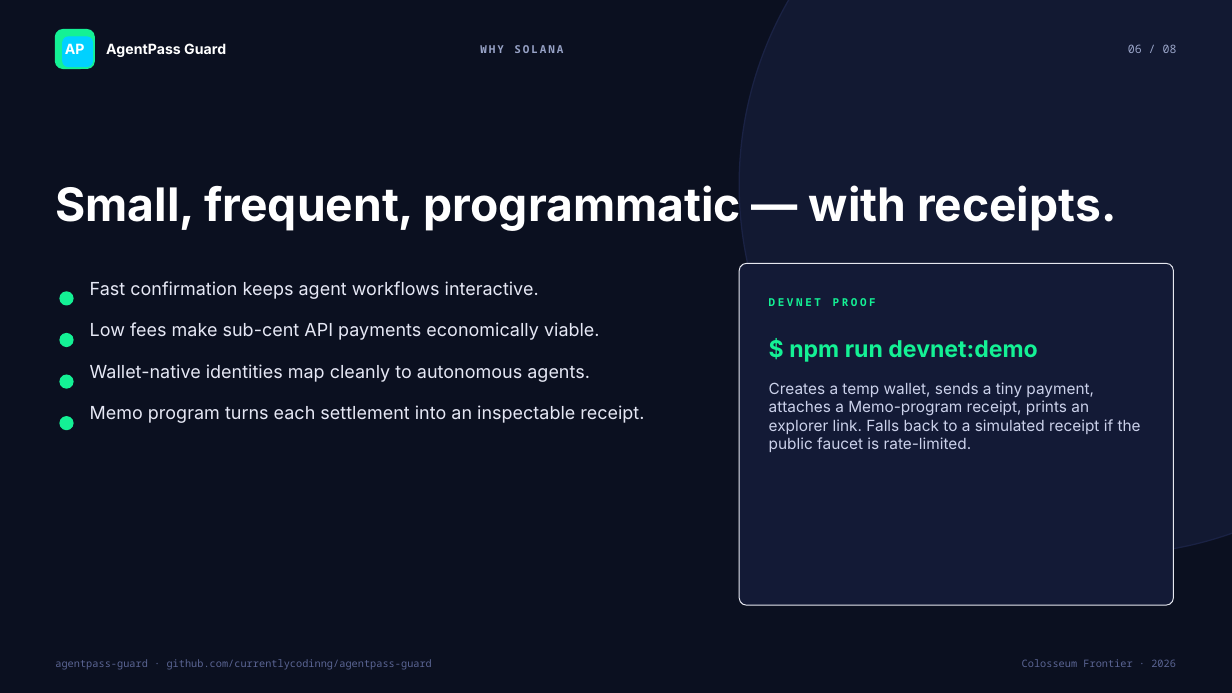
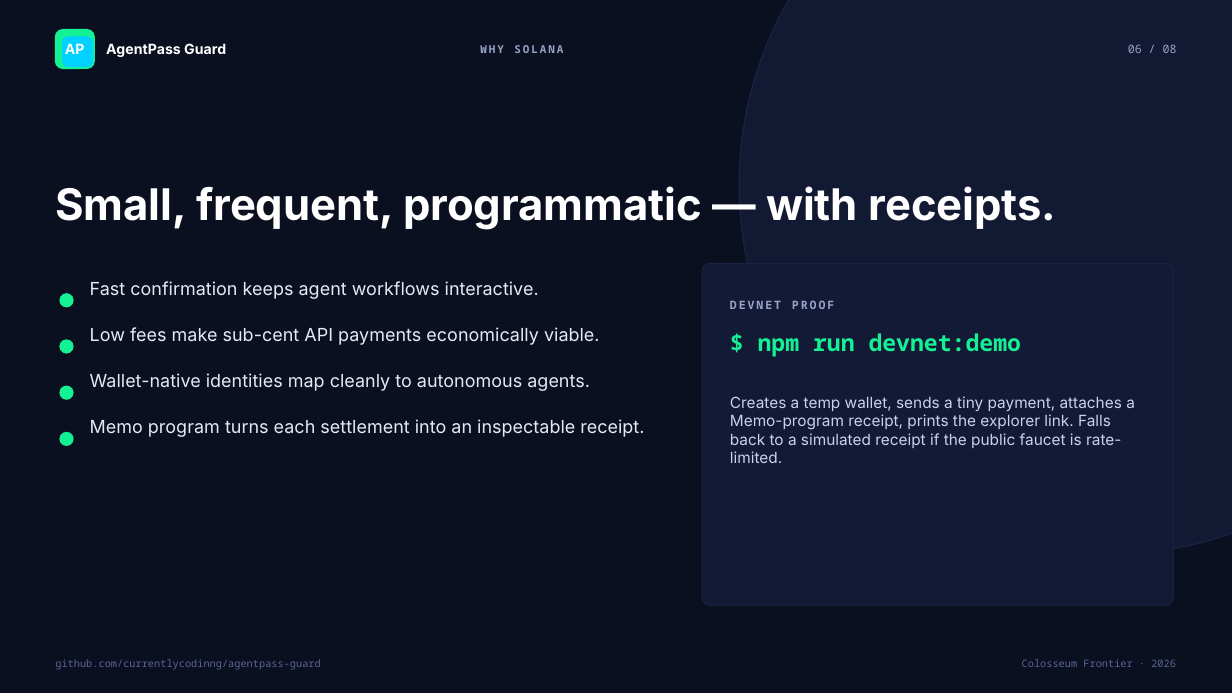
Before and after one commit to currentlycodinng/agentpass-guard, a slide deck: slide 6 of deliverables/agentpass-guard-frontier-deck.pptx. Drawn at 1232x693 pixels with LibreOffice and Linux fonts; fonts in the diff are those of the drawing. Boxes give left, top, right and bottom in pixels: in the first picture for what was removed or moved away, otherwise in the second. Text is boxed around its words. In the diff, an @@ line names an element or a change of style, - is before the commit and + after.

```diff
--- a/deliverables/agentpass-guard-frontier-deck.pptx
+++ b/deliverables/agentpass-guard-frontier-deck.pptx
@@ text "Small, frequent, programmatic — with ..." at <box>55,186,1056,230</box>: size 36 to 34 pt @@
@@ rounded rectangle: place and size @@
-rounded rectangle at <box>739,263,1174,605</box>
+rounded rectangle at <box>702,263,1174,605</box>
@@ rounded rectangle at <box>702,263,1174,605</box>: outline #E6E8F0 0.75 pt to #1A2244 0.75 pt @@
@@ text "DEVNET PROOF": place and size @@
-text "DEVNET PROOF" at <box>769,298,876,306</box>
+text "DEVNET PROOF" at <box>730,300,834,309</box>
@@ text "DEVNET PROOF" at <box>730,300,834,309</box>: size 8.5 to 9 pt, text colour #14F195 to #98A3C7, letter spacing 2 to 1.5 pt @@
@@ text "Low fees make sub-cent API ...": place and size @@
-text "Low fees make sub-cent API ..." at <box>90,322,600,340</box>
+text "Low fees make sub-cent API ..." at <box>90,327,600,345</box>
@@ text "$ npm run devnet:demo": place and size @@
-text "$ npm run devnet:demo" at <box>789,340,1038,362</box>
+text "$ npm run devnet:demo" at <box>758,333,1021,356</box>
@@ text "$ npm run devnet:demo" at <box>758,333,1021,356</box>: font Inter to Noto Sans Mono @@
@@ ellipse: place and size @@
-ellipse at <box>60,334,73,347</box>
+ellipse at <box>60,340,73,353</box>
@@ ellipse: place and size @@
-ellipse at <box>60,375,73,388</box>
+ellipse at <box>60,386,73,399</box>
@@ text "Wallet-native identities map cleanly to ...": place and size @@
-text "Wallet-native identities map cleanly to ..." at <box>90,364,590,382</box>
+text "Wallet-native identities map cleanly to ..." at <box>90,373,590,391</box>
@@ text "Memo program turns each settlement ...": place and size @@
-text "Memo program turns each settlement ..." at <box>90,405,644,423</box>
+text "Memo program turns each settlement ..." at <box>90,419,644,437</box>
@@ text at <box>730,396,1135,463</box>: text changed @@
-Creates a temp wallet, sends a tiny payment, attaches a Memo-program receipt, prints an explorer link. Falls back to a simulated receipt if the public faucet is rate-limited.
+Creates a temp wallet, sends a tiny payment, attaches a Memo-program receipt, prints the explorer link. Falls back to a simulated receipt if the public faucet is rate-limited.
@@ ellipse: place and size @@
-ellipse at <box>60,417,73,430</box>
+ellipse at <box>60,433,73,445</box>
@@ text at <box>55,659,320,670</box>: text changed @@
-agentpass-guard · github.com/currentlycodinng/agentpass-guard
+github.com/currentlycodinng/agentpass-guard
```
Also in this commit, not shown: 6 other slides changed, 1 slide added, 1 slide removed, 15 other files.
